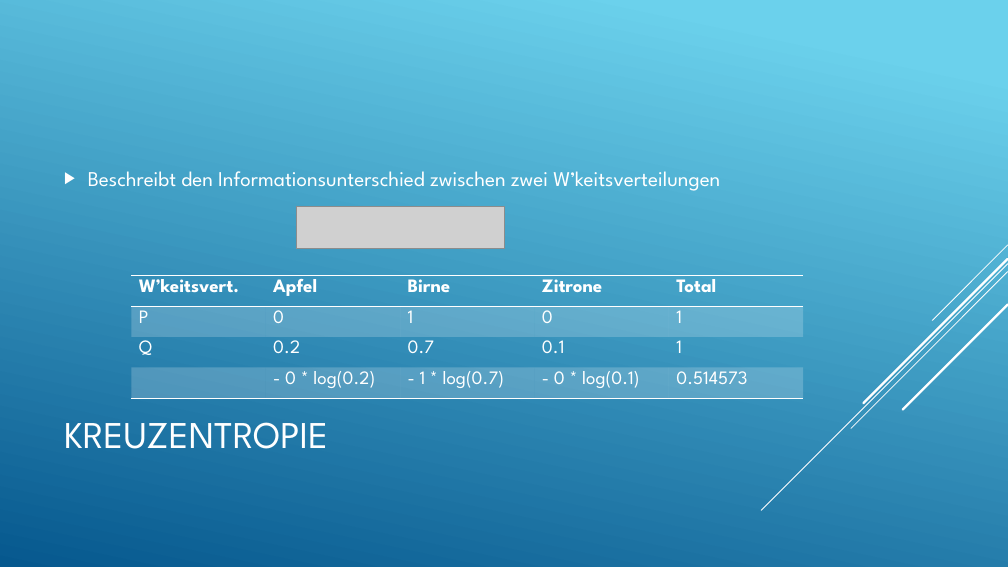
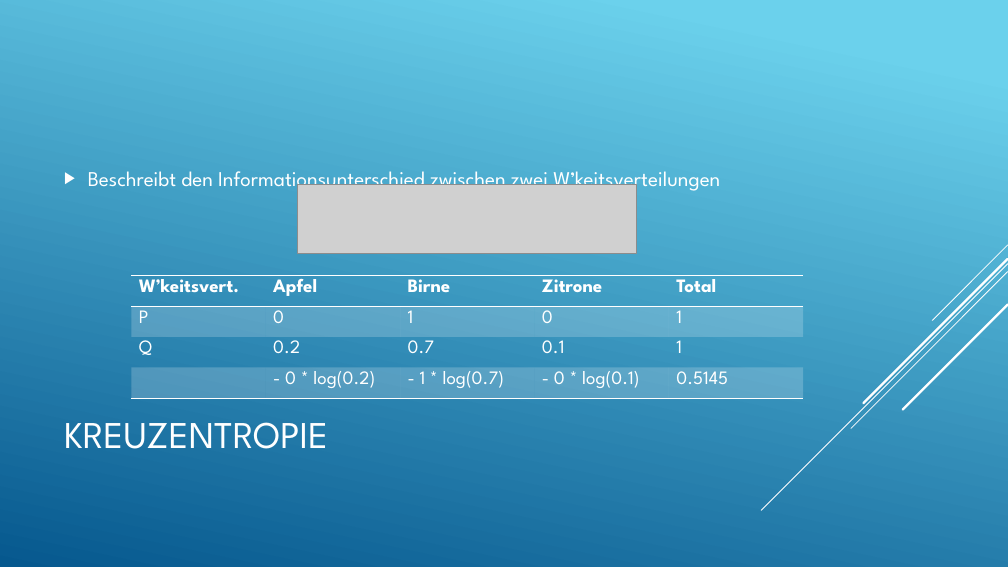
Before and after one commit to LucaRitz/informatik_seminar_gan, a slide deck: slide 17 of GAN.pptx (slide 14 before the commit). Drawn at 1008x567 pixels with LibreOffice and Linux fonts; fonts in the diff are those of the drawing; grey boxes stand for pictures. Boxes give left, top, right and bottom in pixels: in the first picture for what was removed or moved away, otherwise in the second. Text is boxed around its words. In the diff, an @@ line names an element or a change of style, - is before the commit and + after.

```diff
--- a/GAN.pptx
+++ b/GAN.pptx
@@ picture: place and size @@
-picture at (296,206,504,249)
+picture at (298,185,637,254)
@@ table at (132,275,805,398) @@
-row 4, column 5: 0.514573
+row 4, column 5: 0.5145
```
Also in this commit, not shown: 4 other slides changed, 4 slides added, 1 other file.
